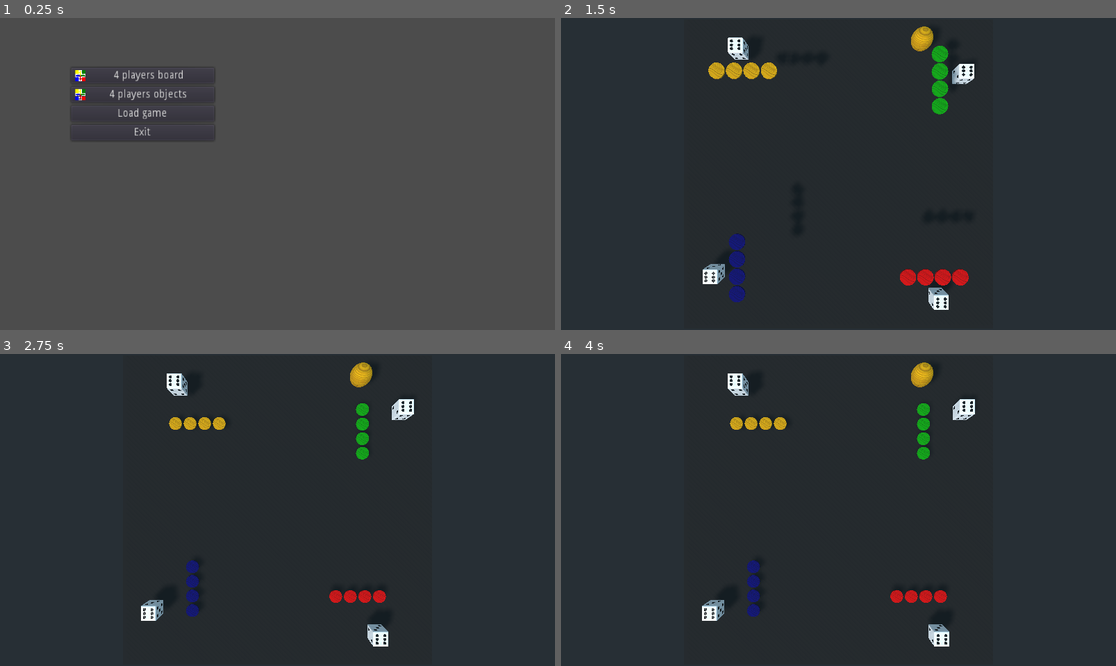
Above: before the commit, frames 1-4 (two rows, left to right).
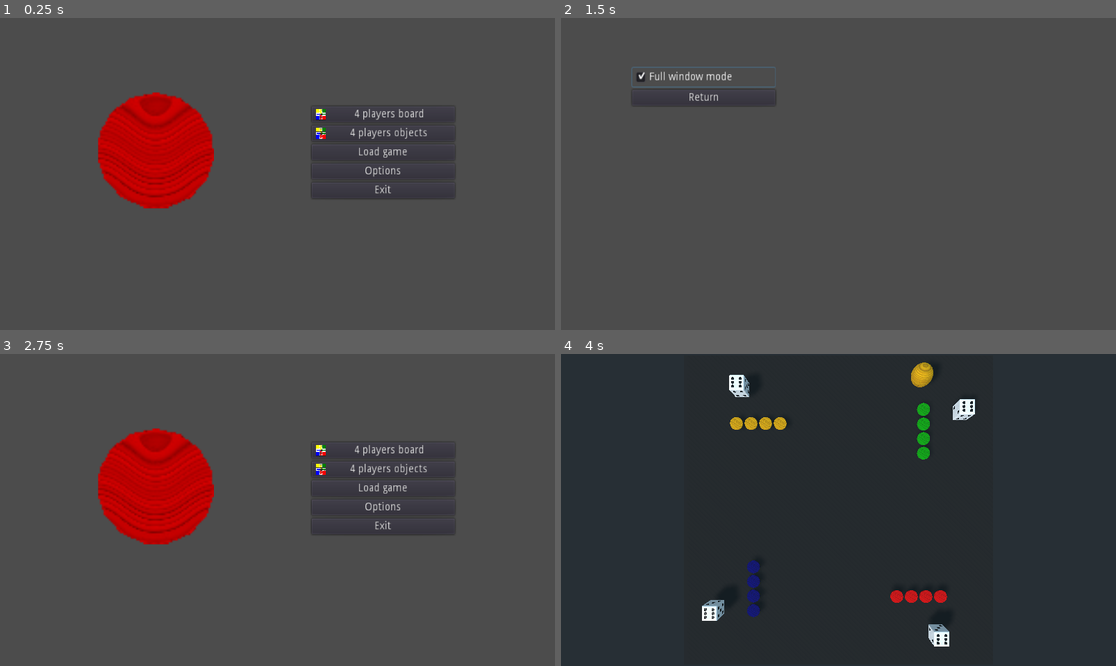
Above: after the commit, the same moments.

Repository: turulomio/gdparchis
Game: Godot game, scene res://scenes/Main.tscn
Two runs of this game, one before a commit and one after it. Both use one fixed random seed, a clock stepped at 60 frames per second and the inputs below.
Inputs (mouse positions are in pixels of both pictures, inside the frame that each line leads up to):
- Up to frame 1 (0.25 s): no input
- Up to frame 2 (1.5 s): click (943, 170) at 0.5 s, where only the run after the commit has a clickable "Options"; click (705, 77) at 1.25 s, where only the run after the commit has a clickable "Full window mode"
- Up to frame 3 (2.75 s): click (144, 435) at 2 s, where only the run after the commit has a clickable "Return"
- Up to frame 4 (4 s): click (943, 450) at 2.75 s, where only the run after the commit has a clickable "4 players board"; move the mouse to (960, 494) at 3.52 s; click (960, 494) at 3.6 s; right-click (960, 494) at 3.8 s

The runs differ from the first frame. In frame 1, 7.8% of the frame differs, in the area x 13-82%, y 16-62%; in frame 2, 99%, in the area x 0-100%, y 0-100%; in frame 3, 95%; in frame 4, 0.2%.

Commit message:
Added options

Diff:
--- a/project.godot
+++ b/project.godot
@@ -138,4 +138,5 @@
 
 [rendering]
 
+threads/thread_model=2
 environment/default_environment="res://default_env.tres"
--- a/scenes/Main.gd
+++ b/scenes/Main.gd
@@ -1,25 +1,8 @@
 extends Control
 
 
-# Declare member variables here. Examples:
-# var a = 2
-# var b = "text"
-
-
-# Called when the node enters the scene tree for the first time.
-func _ready():
-	pass # Replace with function body.
-
-
-# Called every frame. 'delta' is the elapsed time since the previous frame.
-#func _process(delta):
-
-
 func _on_Exit_pressed():
-
 		get_tree().quit()
-#	pass
-
 
 func _on_Load_pressed():
 	$FileDialog.popup()
@@ -39,3 +22,12 @@
 	if data["max_players"]==4:
 		Globals.game_data=data
 		get_tree().change_scene("res://scenes/Game4.tscn")
+
+
+
+func _on_Options_pressed():
+	get_tree().change_scene("res://scenes/Options.tscn")
+
+
+func _on_CheckBox_toggled(button_pressed):
+		OS.window_fullscreen = button_pressed
--- a/scenes/Main.tscn
+++ b/scenes/Main.tscn
@@ -1,7 +1,8 @@
-[gd_scene load_steps=3 format=2]
+[gd_scene load_steps=4 format=2]
 
 [ext_resource path="res://scenes/Main.gd" type="Script" id=1]
 [ext_resource path="res://images/parchis4.png" type="Texture" id=2]
+[ext_resource path="res://icon.png" type="Texture" id=3]
 
 [node name="Main" type="Control"]
 anchor_right = 1.0
@@ -26,10 +27,10 @@
 current_path = "user://saves/saves"
 
 [node name="VBoxContainer" type="VBoxContainer" parent="."]
-margin_left = 246.0
-margin_top = 174.0
-margin_right = 446.0
-margin_bottom = 242.0
+margin_left = 1078.0
+margin_top = 308.0
+margin_right = 1278.0
+margin_bottom = 558.0
 rect_scale = Vector2( 2.47677, 2.74072 )
 
 [node name="Players4" type="Button" parent="VBoxContainer"]
@@ -60,15 +61,33 @@
 clip_text = true
 expand_icon = true
 
-[node name="Exit" type="Button" parent="VBoxContainer"]
+[node name="Options" type="Button" parent="VBoxContainer"]
 margin_top = 72.0
 margin_right = 200.0
 margin_bottom = 92.0
 rect_pivot_offset = Vector2( 79, 10 )
+text = "Options"
+clip_text = true
+expand_icon = true
+
+[node name="Exit" type="Button" parent="VBoxContainer"]
+margin_top = 96.0
+margin_right = 200.0
+margin_bottom = 116.0
+rect_pivot_offset = Vector2( 79, 10 )
 text = "Exit"
+
+[node name="TextureRect" type="TextureRect" parent="."]
+margin_left = 340.0
+margin_top = 260.0
+margin_right = 740.0
+margin_bottom = 660.0
+texture = ExtResource( 3 )
+expand = true
 
 [connection signal="file_selected" from="FileDialog" to="." method="_on_FileDialog_file_selected"]
 [connection signal="pressed" from="VBoxContainer/Players4" to="." method="_on_Players4_pressed"]
 [connection signal="pressed" from="VBoxContainer/Players4All" to="." method="_on_Players4All_pressed"]
 [connection signal="pressed" from="VBoxContainer/Load" to="." method="_on_Load_pressed"]
+[connection signal="pressed" from="VBoxContainer/Options" to="." method="_on_Options_pressed"]
 [connection signal="pressed" from="VBoxContainer/Exit" to="." method="_on_Exit_pressed"]
--- /dev/null
+++ b/scenes/Options.gd
@@ -0,0 +1,11 @@
+extends Control
+
+
+
+func _on_Return_pressed():
+	get_tree().change_scene("res://scenes/Main.tscn")
+
+
+
+func _on_CheckBox_toggled(button_pressed):
+	pass # Replace with function body.
--- /dev/null
+++ b/scenes/Options.tscn
@@ -0,0 +1,48 @@
+[gd_scene load_steps=2 format=2]
+
+[ext_resource path="res://scenes/Options.gd" type="Script" id=1]
+
+[node name="Options" type="Control"]
+anchor_right = 1.0
+anchor_bottom = 1.0
+margin_top = -2.0
+margin_bottom = -2.0
+script = ExtResource( 1 )
+
+[node name="FileDialog" type="FileDialog" parent="."]
+margin_left = 100.0
+margin_top = 100.0
+margin_right = 600.0
+margin_bottom = 500.0
+popup_exclusive = true
+window_title = "Abrir un Archivo"
+resizable = true
+mode = 0
+access = 1
+filters = PoolStringArray( "*.save" )
+current_dir = "user://saves"
+current_file = "saves"
+current_path = "user://saves/saves"
+
+[node name="VBoxContainer" type="VBoxContainer" parent="."]
+margin_left = 246.0
+margin_top = 174.0
+margin_right = 446.0
+margin_bottom = 424.0
+rect_scale = Vector2( 2.47677, 2.74072 )
+
+[node name="CheckBox" type="CheckBox" parent="VBoxContainer"]
+margin_right = 200.0
+margin_bottom = 24.0
+text = "Full window mode"
+
+[node name="Return" type="Button" parent="VBoxContainer"]
+margin_top = 28.0
+margin_right = 200.0
+margin_bottom = 48.0
+rect_pivot_offset = Vector2( 79, 10 )
+text = "Return"
+
+[connection signal="file_selected" from="FileDialog" to="." method="_on_FileDialog_file_selected"]
+[connection signal="toggled" from="VBoxContainer/CheckBox" to="." method="_on_CheckBox_toggled"]
+[connection signal="pressed" from="VBoxContainer/Return" to="." method="_on_Return_pressed"]
--- a/scenes/Piece.gd
+++ b/scenes/Piece.gd
@@ -143,8 +143,6 @@
 		self.player.can_move_pieces=true
 
 	elif self.player.can_move_dice_again():
-		self.player.can_move_dice=true
-		self.player.dice.value=null
-		self.player.dice.set_physics_process(true)
+		self.player.dice.prepare_to_launch()
 	else:
 		self.player.game.players.change_current_player()
--- a/scenes/Piece.tscn
+++ b/scenes/Piece.tscn
@@ -20,7 +20,7 @@
 material/0 = SubResource( 5 )
 
 [node name="CollisionShape" type="CollisionShape" parent="."]
-transform = Transform( 1, 0, 0, 0, 0.1, 0, 0, 0, 1, 0, 0, 0 )
+transform = Transform( 1.3, 0, 0, 0, 0.11, 0, 0, 0, 1.3, 0, 0, 0 )
 shape = SubResource( 3 )
 
 [node name="Click" type="AudioStreamPlayer" parent="."]
--- a/scenes/PlayerManager.gd
+++ b/scenes/PlayerManager.gd
@@ -26,8 +26,6 @@
 	elif self.current==d["3"]:
 		self.current = self.d["0"]
 	self.assistant.set_color(Globals.colorn(self.current.id))
-	self.current.can_move_dice=true
 	self.current.can_move_pieces=false
 	self.current.dice_throws=[]
-	self.current.dice.value=null
-	self.current.dice.set_physics_process(true)
+	self.current.dice.prepare_to_launch()
